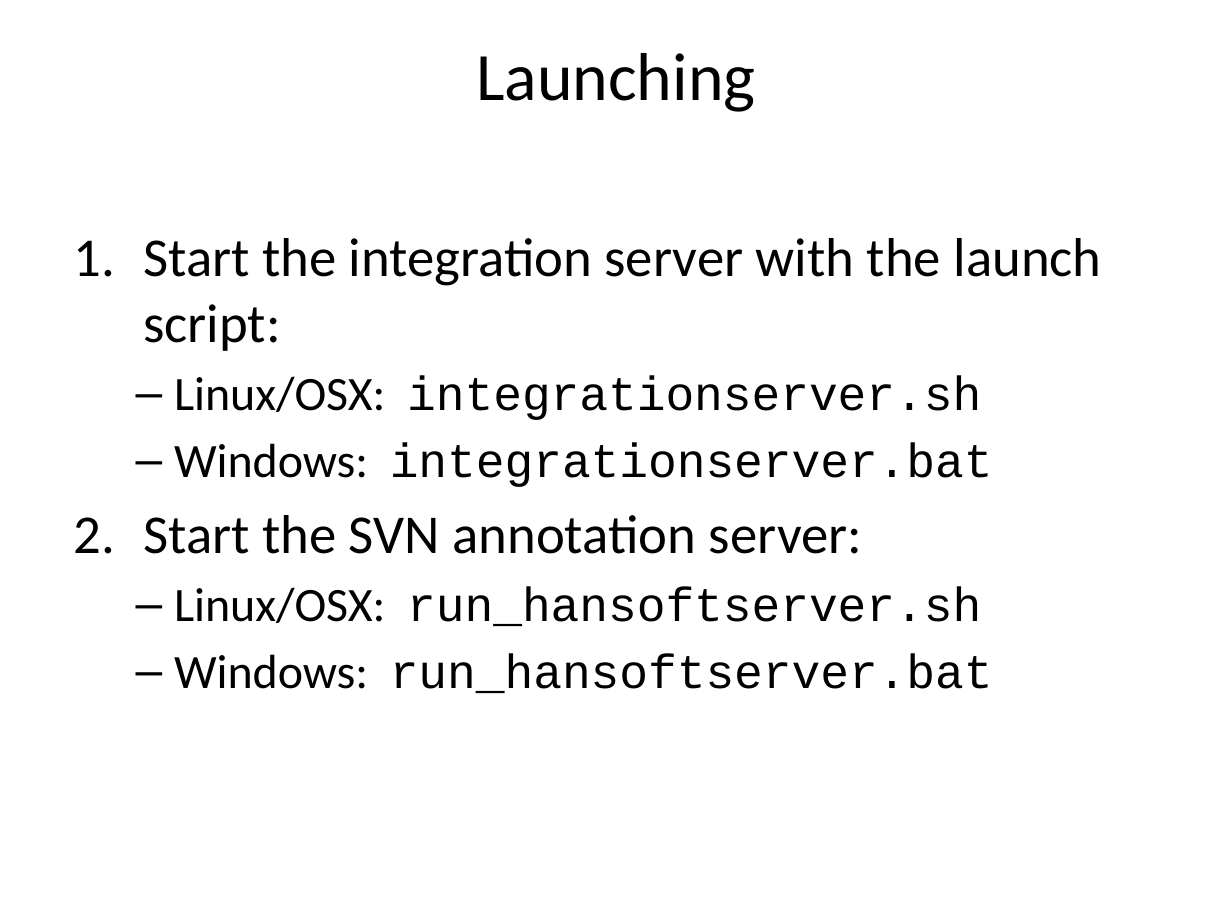
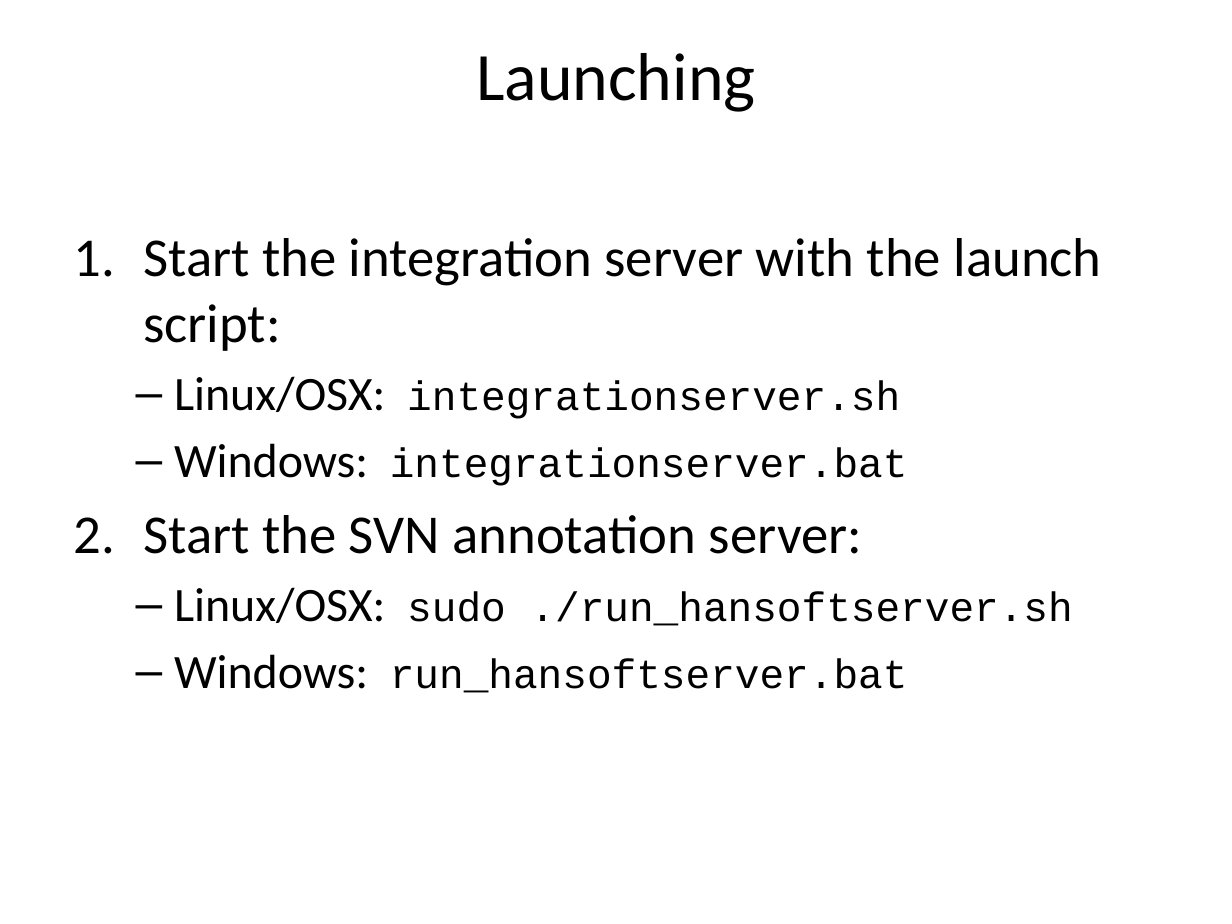
Before and after one commit to FindOut/hansoft-svn, a slide deck: slide 9 of HansoftSVN Integration Overview.pptx (slide 8 before the commit). Drawn at 1232x924 pixels with LibreOffice and Linux fonts; fonts in the diff are those of the drawing. Boxes give left, top, right and bottom in pixels: in the first picture for what was removed or moved away, otherwise in the second. Text is boxed around its words. In the diff, an @@ line names an element or a change of style, - is before the commit and + after.

Commit message:
Updates the HansoftSVN Integration Overview presentation with configuration details

```diff
--- a/HansoftSVN Integration Overview.pptx
+++ b/HansoftSVN Integration Overview.pptx
@@ text at (x1=174, y1=376, x2=908, y2=693): size 28 to 24 pt in "integrationserver.sh", "integrationserver.bat", "run_hansoftserver.bat" @@
@@ text at (x1=174, y1=587, x2=1072, y2=626): text changed; size 28 to 24 pt @@
-  – Linux/OSX: run_hansoftserver.sh
+  – Linux/OSX: sudo ./run_hansoftserver.sh
```
Also in this commit, not shown: 4 other slides changed, 1 slide added.
